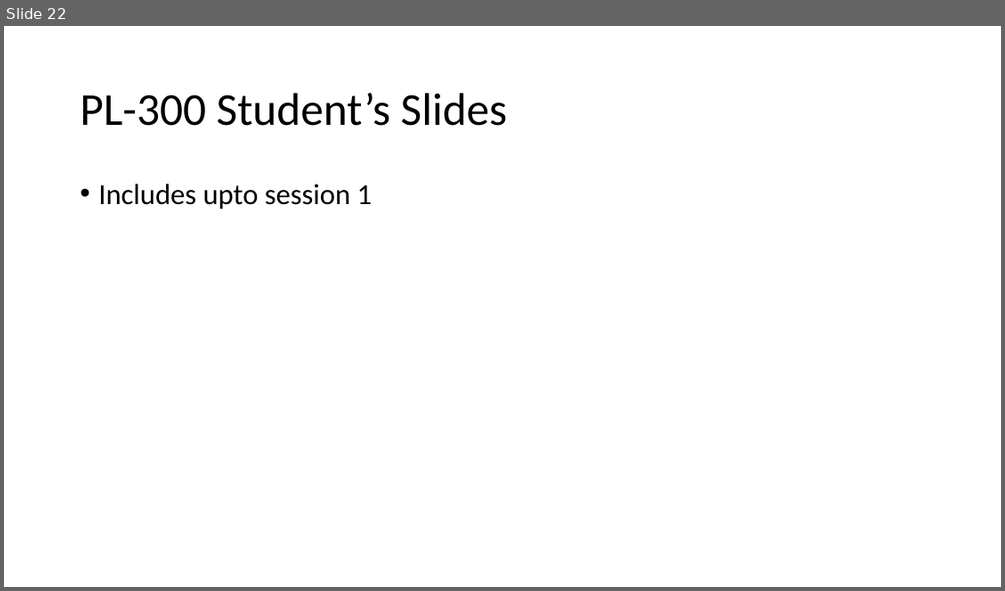
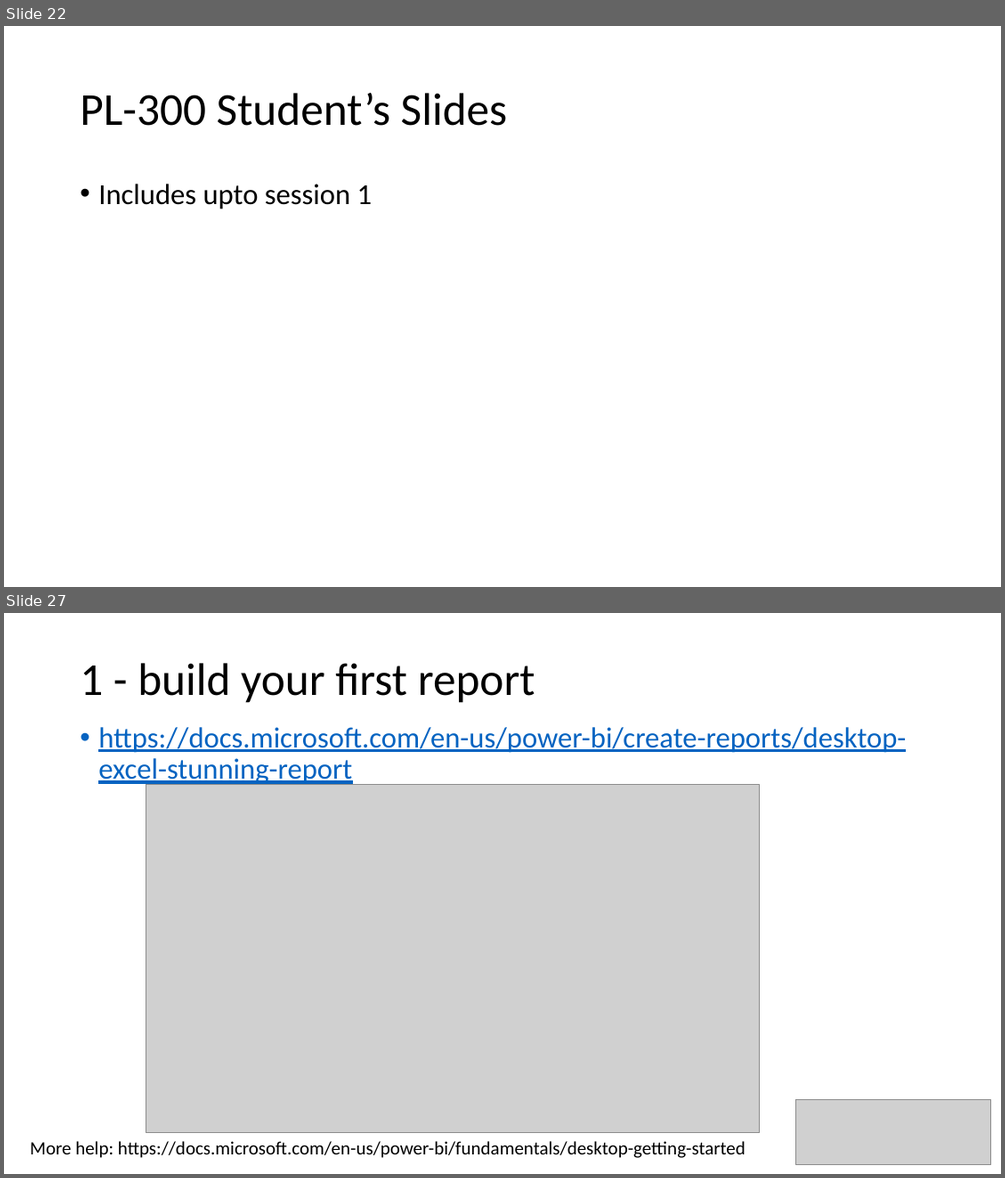
Before and after one commit to wottabyte/PBITraining, a slide deck: PL-300 online 2022/PL300 Students Slides.pptx. Shown one above the other, each under a label of ours: slide 22 before the commit, slides 22 and 27 after it; the slides between them are not shown. The pictures are 1005x591 and 1005x1178 pixels, drawn with LibreOffice and Linux fonts; fonts in the diff are those of the drawing; grey boxes stand for pictures. Boxes give left, top, right and bottom in pixels: in the first picture for what was removed or moved away, otherwise in the second. Text is boxed around its words. In the diff, an @@ line names an element or a change of style, - is before the commit and + after.

```diff
--- a/PL-300 online 2022/PL300 Students Slides.pptx
+++ b/PL-300 online 2022/PL300 Students Slides.pptx
@@ slide 27 added at [4,613,1001,1174], background #FFFFFF @@
@@ title added at [80,663,535,703], 44 pt, text #000000 @@
+1 - build your first report
@@ text added at [98,727,906,787], 28 pt, text #0563C1, underline @@
+• https://docs.microsoft.com/en-us/power-bi/create-reports/desktop-excel-stunning-report
@@ picture added at [146,784,759,1132] @@
@@ picture added at [796,1100,991,1164] @@
@@ text added at [30,1141,745,1158], 18 pt, text #000000 @@
+More help: https://docs.microsoft.com/en-us/power-bi/fundamentals/desktop-getting-started
```
Also in this commit, not shown: 1 slide changed, 13 other slides added, 1 other file.
